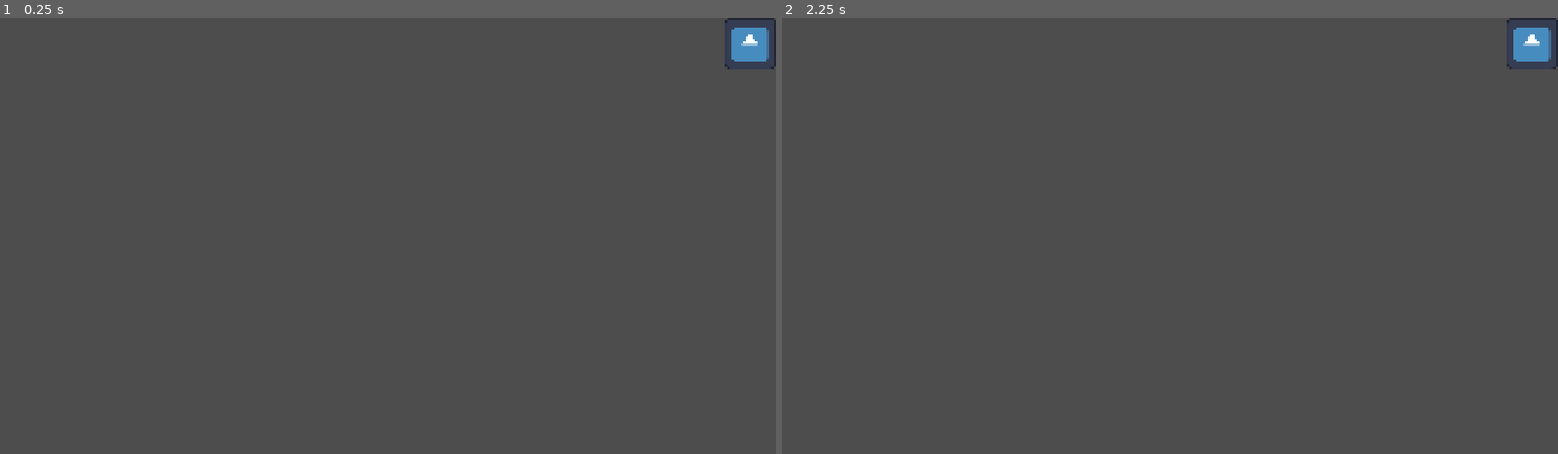
Above: before the commit, frames 1-2 (left to right).
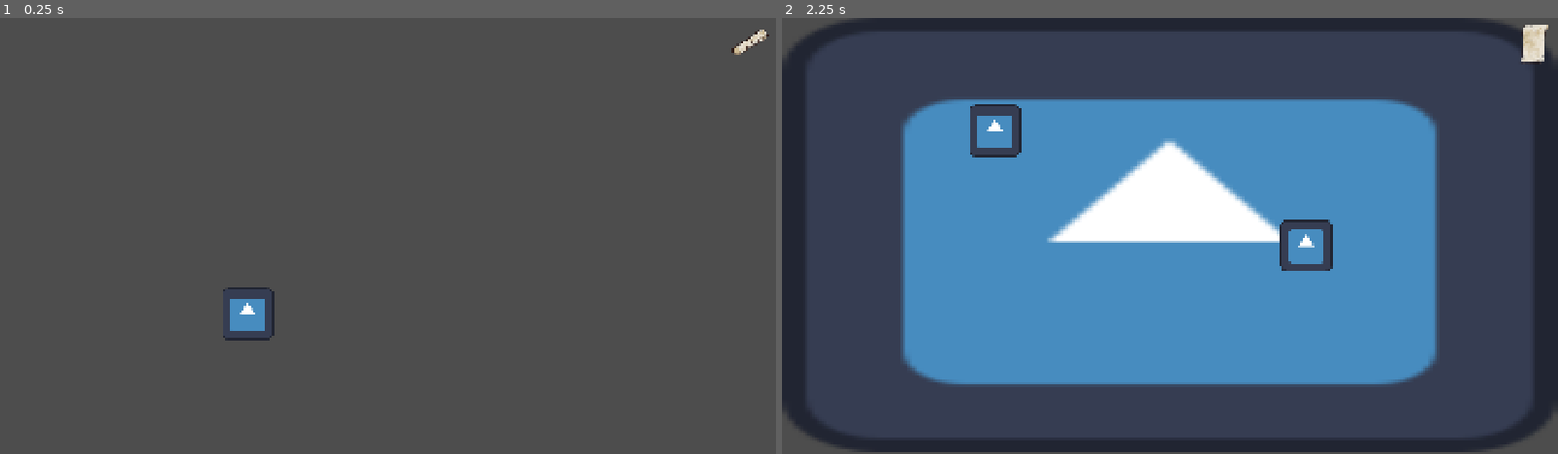
Above: after the commit, the same moments.

Repository: s0lst1ce/microjam65
Game: Godot game, scene res://scenes/main.tscn
The game is run twice, just before and just after one commit, with the same random seed, the same clock (stepped at 60 frames per second) and the same inputs. The engine's default icon, where the game draws it, is replaced by a stand-in: a white triangle on a blue panel in a dark square.
Inputs (mouse positions are in pixels of both pictures, inside the frame that each line leads up to):
- Up to frame 1 (0.25 s): no input
- Up to frame 2 (2.25 s): click (1534, 44) at 0.5 s; click (991, 131) at 1.27 s; click (1534, 44) at 2 s

The runs differ from the first frame. In frame 1, 0.9% of the frame differs, in the area x 28-100%, y 0-74%; in frame 2, 57%, in the area x 0-100%, y 0-100%.

Commit message:
feat: map function

Diff:
--- a/scenes/hud.tscn
+++ b/scenes/hud.tscn
@@ -1,10 +1,10 @@
 [gd_scene format=3 uid="uid://ddy2k1p5c4i6k"]
 
-[ext_resource type="Texture2D" uid="uid://b3i116f0yxtoj" path="res://icon.svg" id="1_ahhtf"]
-[ext_resource type="Texture2D" uid="uid://cttp8u4yck7cn" path="res://assets/editor/click.svg" id="2_oo0fn"]
+[ext_resource type="Texture2D" uid="uid://rb217fhcfvrr" path="res://assets/misc/map_close.png" id="2_5ysmq"]
 [ext_resource type="Script" uid="uid://cker0h66hbv4u" path="res://scenes/map_button.gd" id="3_5ysmq"]
 
 [node name="HUD" type="CanvasLayer" unique_id=166520485]
+process_mode = 3
 
 [node name="MapButton" type="TextureButton" parent="." unique_id=1976855983]
 anchors_preset = 1
@@ -13,8 +13,7 @@
 offset_left = -128.0
 offset_bottom = 128.0
 grow_horizontal = 0
-texture_normal = ExtResource("1_ahhtf")
-texture_pressed = ExtResource("2_oo0fn")
+texture_normal = ExtResource("2_5ysmq")
 script = ExtResource("3_5ysmq")
 
 [connection signal="pressed" from="MapButton" to="MapButton" method="_on_pressed"]
--- a/scenes/main.gd
+++ b/scenes/main.gd
@@ -14,6 +14,7 @@
 func _ready() -> void:
 	SceneSwitching.goto_room.connect(_on_change_room)
 	SceneSwitching.toggle_map.connect(_on_toggle_map)
+	change_scene("cafeteria")
 
 func _on_intro_video_finished() -> void:
 	self.add_child(scenes[current_room])
@@ -25,15 +26,20 @@
 	self.add_child(scenes[current_room])
 
 func _on_change_room(room: String) -> void:
-	print("changing room")
 	change_scene(room)
 
 func _on_toggle_map():
-	if map.opened:
-		map.paused=true
-		map.hide()
-		scenes[current_room].paused = true
+	#MAP
+	get_tree().paused = not get_tree().paused
+	scenes[current_room].visible = not scenes[current_room].visible
+	#map.modulate.a = 0.0
+	map.visible = not map.visible
+	#create_tween().tween_property(map, "modulate:a", 1.0, 0.15)
+
+	#Map Button
+	var button =$HUD/MapButton
+	button.is_open = not button.is_open
+	if button.is_open:
+		button.texture_normal = button.opened
 	else:
-		map.paused=false
-		map.show()
-		scenes[current_room].paused = false
+		button.texture_normal = button.closed
--- a/scenes/main.tscn
+++ b/scenes/main.tscn
@@ -2,15 +2,12 @@
 
 [ext_resource type="PackedScene" uid="uid://bkmva8o6n4kky" path="res://scenes/map.tscn" id="1_0wfyh"]
 [ext_resource type="Script" uid="uid://be1i6sbxnglbb" path="res://scenes/main.gd" id="1_sugp2"]
-[ext_resource type="Script" uid="uid://c5p3lpwf6kg1a" path="res://scenes/map.gd" id="2_sugp2"]
 [ext_resource type="PackedScene" uid="uid://ddy2k1p5c4i6k" path="res://scenes/hud.tscn" id="4_jyhfs"]
 
 [node name="Main" type="Node2D" unique_id=163140726]
 script = ExtResource("1_sugp2")
 
 [node name="Map" parent="." unique_id=711836552 instance=ExtResource("1_0wfyh")]
-process_mode = 0
 visible = false
-script = ExtResource("2_sugp2")
 
 [node name="HUD" parent="." unique_id=166520485 instance=ExtResource("4_jyhfs")]
--- a/scenes/map.tscn
+++ b/scenes/map.tscn
@@ -1,16 +1,25 @@
 [gd_scene format=3 uid="uid://bkmva8o6n4kky"]
 
 [ext_resource type="Texture2D" uid="uid://b3i116f0yxtoj" path="res://icon.svg" id="1_4xfga"]
+[ext_resource type="Script" uid="uid://dvh3k6dq3ovej" path="res://scenes/map.gd" id="1_gldc4"]
 [ext_resource type="Script" uid="uid://gjrq8c7t8xje" path="res://scenes/map_room.gd" id="2_paxxb"]
 
-[node name="Map" type="CanvasLayer" unique_id=373471948]
+[node name="Map" type="CanvasLayer" unique_id=942313466]
 process_mode = 2
+script = ExtResource("1_gldc4")
 
-[node name="Control" type="Control" parent="." unique_id=483778741]
+[node name="Control" type="Control" parent="." unique_id=1312765604]
 layout_mode = 3
 anchors_preset = 0
+offset_right = 1920.0
+offset_bottom = 1080.0
+
+[node name="TextureRect" type="TextureRect" parent="Control" unique_id=683536652]
+layout_mode = 0
 offset_right = 40.0
 offset_bottom = 40.0
+scale = Vector2(14.987615, 8.404397)
+texture = ExtResource("1_4xfga")
 
 [node name="Cafeteria" type="MarginContainer" parent="Control" unique_id=1235137214]
 layout_mode = 0
@@ -34,12 +43,12 @@
 script = ExtResource("2_paxxb")
 room = "cafeteria"
 
-[node name="Garden" type="MarginContainer" parent="Control" unique_id=1370805120]
+[node name="Garden" type="MarginContainer" parent="Control" unique_id=1214140749]
 layout_mode = 0
-offset_left = 1090.0
-offset_top = 431.0
-offset_right = 1506.0
-offset_bottom = 603.0
+offset_left = 1089.0
+offset_top = 478.0
+offset_right = 1505.0
+offset_bottom = 650.0
 size_flags_horizontal = 4
 size_flags_vertical = 4
 theme_override_constants/margin_left = 10
@@ -47,7 +56,7 @@
 theme_override_constants/margin_right = 10
 theme_override_constants/margin_bottom = 10
 
-[node name="TextureRect" type="TextureButton" parent="Control/Garden" unique_id=2059813146]
+[node name="TextureRect" type="TextureButton" parent="Control/Garden" unique_id=1800774651]
 layout_mode = 2
 size_flags_horizontal = 4
 size_flags_vertical = 4
--- a/scenes/map_button.gd
+++ b/scenes/map_button.gd
@@ -1,8 +1,8 @@
 extends TextureButton
 
-@onready var opened = false
+@onready var opened = preload("res://assets/misc/map_open.png")
+@onready var closed = preload("res://assets/misc/map_close.png")
+@onready var is_open = false
 
 func _on_pressed():
-	if opened:
-		print("opening map")
-		pass
+	SceneSwitching.toggle_map.emit()
--- a/scenes/map_room.gd
+++ b/scenes/map_room.gd
@@ -5,3 +5,4 @@
 func _on_pressed() -> void:
 	print("clicked")
 	SceneSwitching.goto_room.emit(room)
+	SceneSwitching.toggle_map.emit()
Not shown, changed: scenes/map.gd.uid
